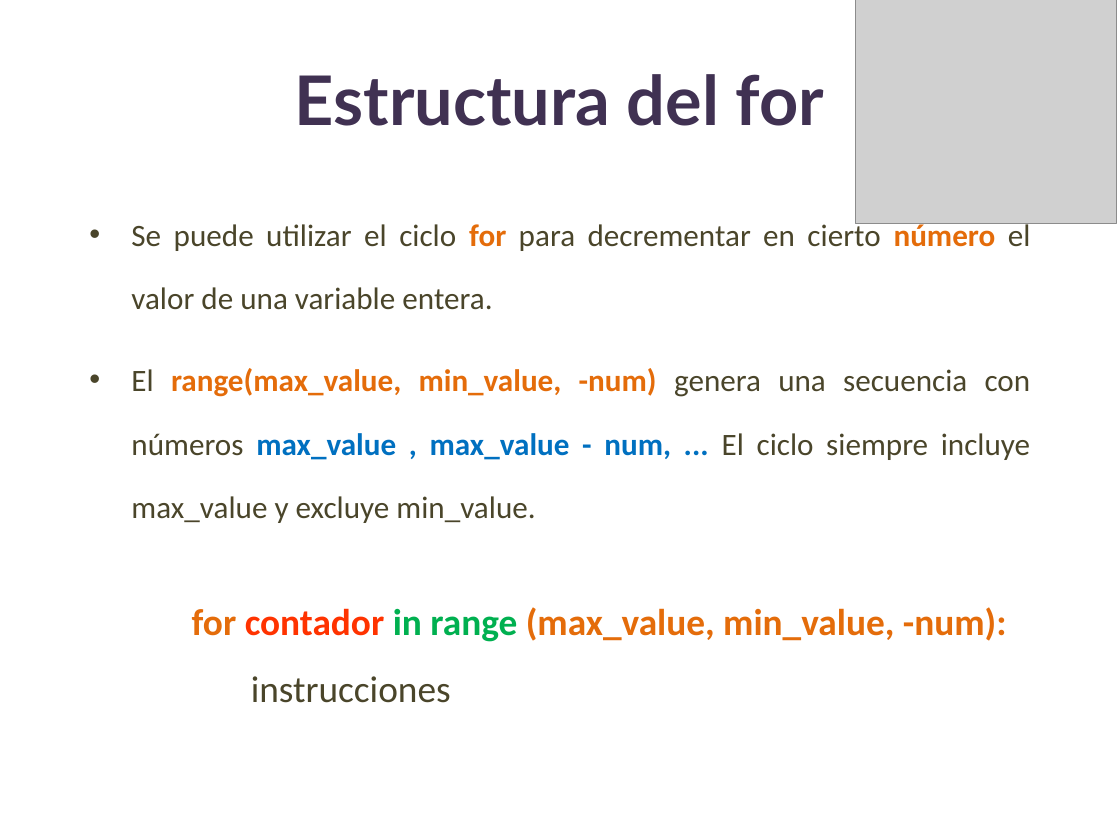
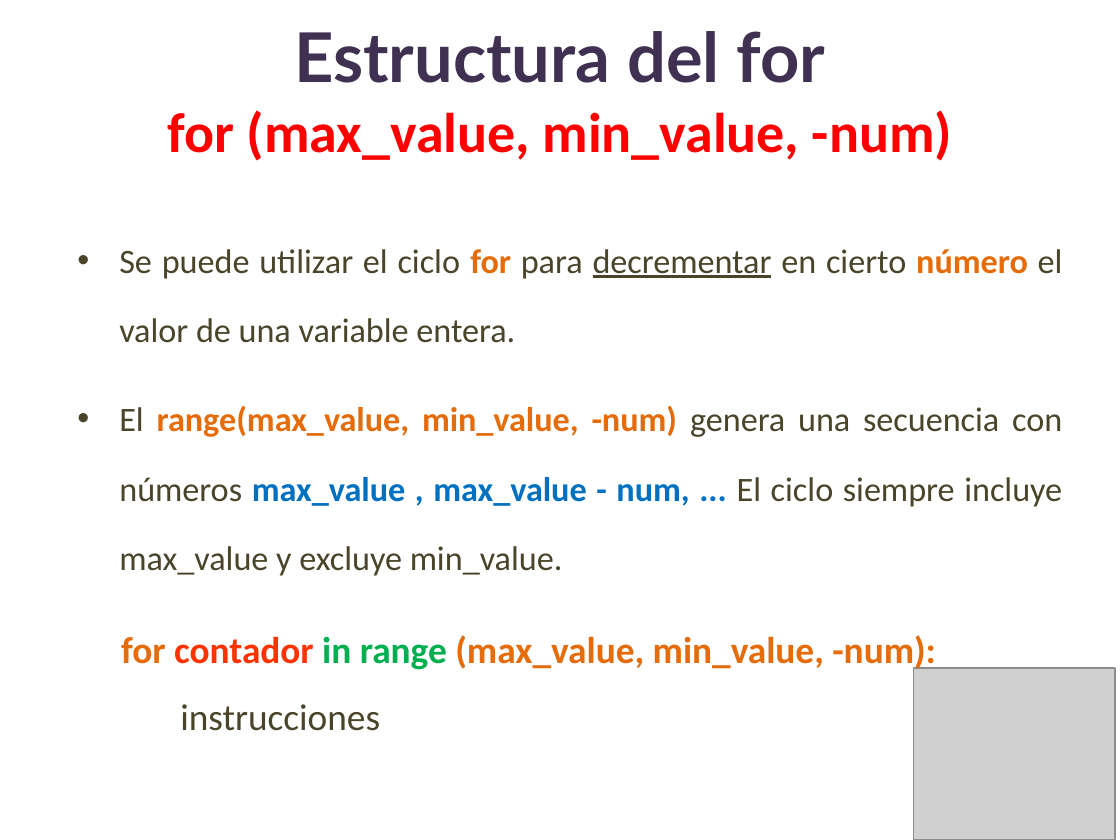
Before and after one commit to lizetheP/PensamientoC, a slide deck: slide 18 of CalendarioAgo20/presentaciones/8_For.pptx (slide 16 before the commit). Drawn at 1120x840 pixels with LibreOffice and Linux fonts; fonts in the diff are those of the drawing; grey boxes stand for pictures. Boxes give left, top, right and bottom in pixels: in the first picture for what was removed or moved away, otherwise in the second. Text is boxed around its words. In the diff, an @@ line names an element or a change of style, - is before the commit and + after.

```diff
--- a/CalendarioAgo20/presentaciones/8_For.pptx
+++ b/CalendarioAgo20/presentaciones/8_For.pptx
@@ picture removed at (x1=856, y1=0, x2=1117, y2=223) @@
@@ title at (x1=167, y1=31, x2=952, y2=161): text changed; size 44 to 36 pt; font Lato to Calibri; text colour #403152 to #FF0000 @@
-Estructura del for
+Estructura del for
+for (max_value, min_value, -num)
@@ text "Se puede utilizar el ciclo ..." moved from (x1=131, y1=219, x2=1031, y2=523) to (x1=119, y1=249, x2=1063, y2=576) @@
@@ text "Se puede utilizar el ciclo ..." at (x1=119, y1=249, x2=1063, y2=576): size 20 to 22 pt; underline on in "decrementar" @@
@@ text "for contador in range (max_value, ..." moved from (x1=192, y1=607, x2=1007, y2=703) to (x1=121, y1=635, x2=936, y2=731) @@
@@ picture added at (x1=914, y1=668, x2=1116, y2=840) @@
```
Also in this commit, not shown: 13 other slides changed, 7 other files.
